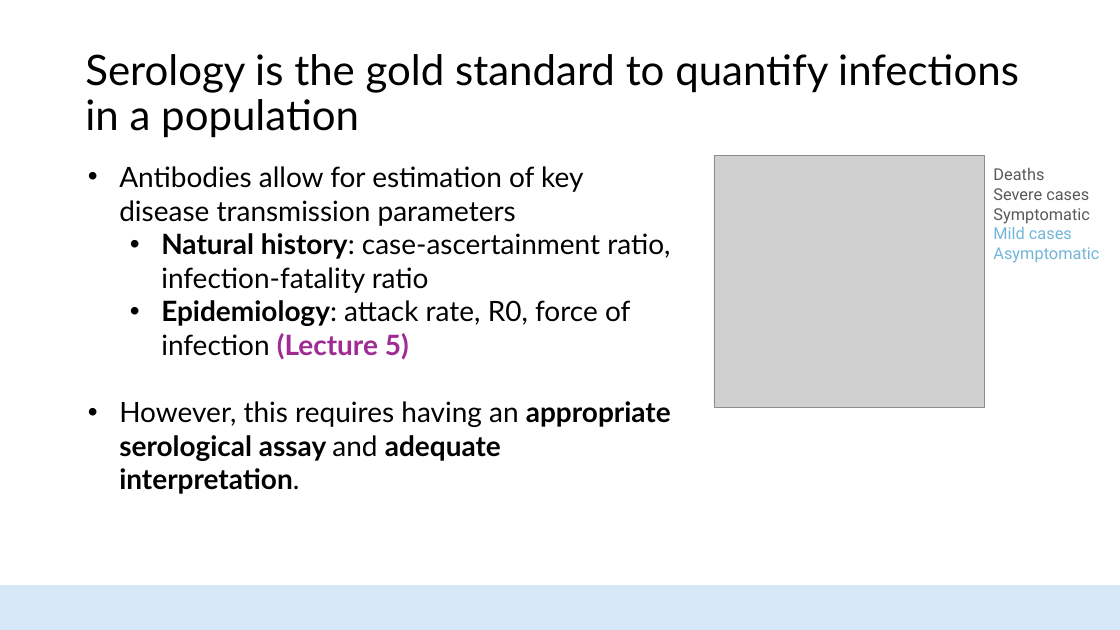
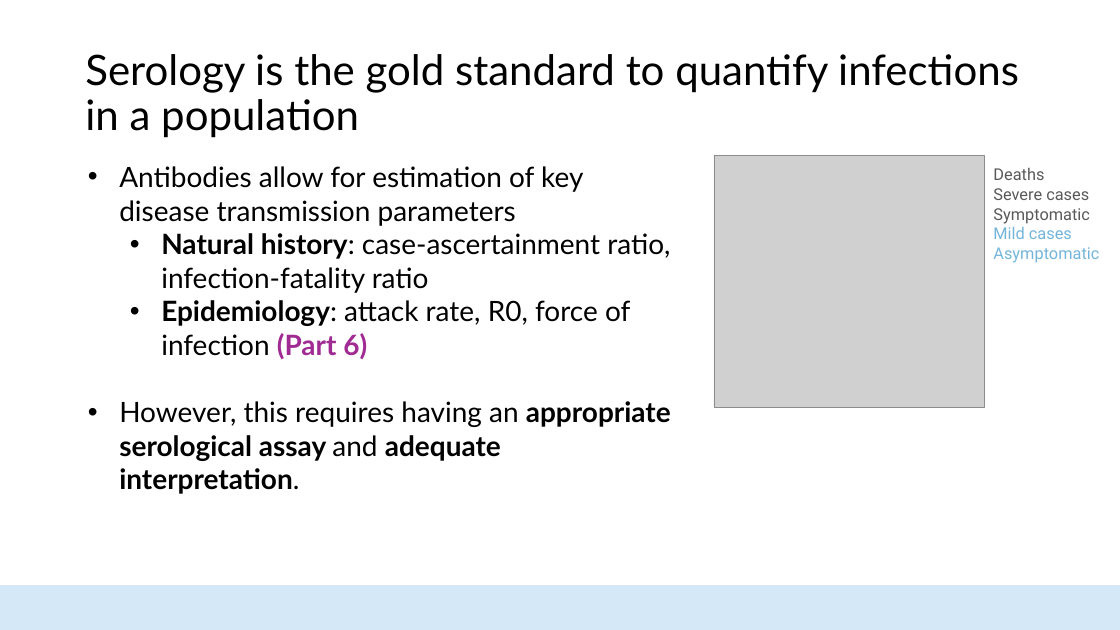
Before and after one commit to HopkinsIDD/seroanalytics_workshop, a slide deck: slide 11 of Part 1/Lecture 1.pptx. Drawn at 1120x630 pixels with LibreOffice and Linux fonts; fonts in the diff are those of the drawing; grey boxes stand for pictures; background and template pictures are left out. Boxes give left, top, right and bottom in pixels: in the first picture for what was removed or moved away, otherwise in the second. Text is boxed around its words. In the diff, an @@ line names an element or a change of style, - is before the commit and + after.

```diff
--- a/Part 1/Lecture 1.pptx
+++ b/Part 1/Lecture 1.pptx
@@ text at (161, 300, 630, 359): text changed @@
-  • Epidemiology: attack rate, R0, force of infection (Lecture 5)
+  • Epidemiology: attack rate, R0, force of infection (Part 6)
```
Also in this commit, not shown: 5 other slides changed, 2 other files.
